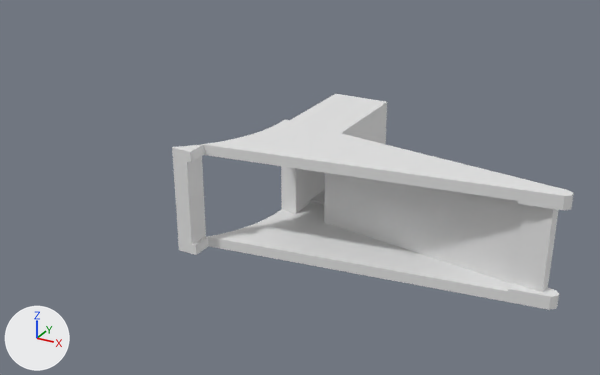
The glTF model web/stl/hopper.glb, before and after one commit.
One viewpoint serves both versions: a 50 mm camera at (102.8, -187.6, 63.4) aimed at (30.9, -56.9, -2.0). Lighting does not change. The marker at lower left points along +X, +Y and +Z. The picture after the commit comes second.

The first picture shows 'OpenSCAD_Model'.
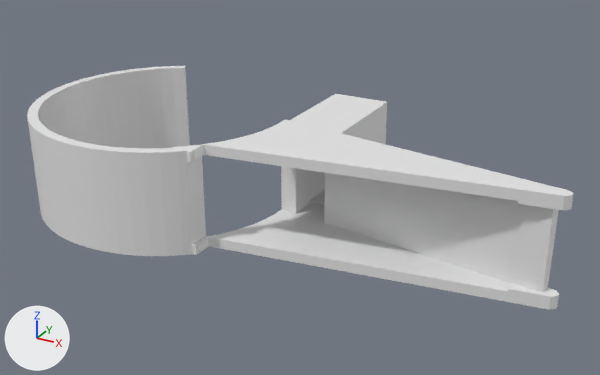
The change, as a diff of the scene's bpy script:
```diff
--- a/web/stl/hopper.glb.py
+++ b/web/stl/hopper.glb.py
@@ me_openscad_model @@
 # used by ob_openscad_model
-me_openscad_model.from_pydata(...)  # 128 vertices, 260 faces; spans x 16.0..83.0, y -77.0..-34.0, z -10.3..10.3
+me_openscad_model.from_pydata(...)  # 272 vertices, 548 faces; spans x -28.5..83.0, y -84.5..-31.3, z -10.3..10.3
+# me_openscad_model part 1
+# 2 vertices are removed from x 19.0, y -77.0, z -8.3..8.3
+# 24 faces are deleted
+# 82 vertices are added at x -28.5..20.2, y -84.5..-31.3, z -10.3..10.3
+# 64 new vertices lie (0.0, 0.0, 20.6) away from vertices in x -28.5..17.9, y -84.5..-31.3, z -10.3
+# 312 new faces join them
```

What differs and where, as boxes [x1, y1, x2, y2] in the pictures (600 x 375 px):
'OpenSCAD_Model', reshaped (36% wider, 13% taller)
    before: [172, 94, 574, 310]
    after: [27, 66, 574, 310]
part 1 of me_openscad_model, built on
    before: [172, 145, 209, 255]
    after: [27, 66, 209, 256]
